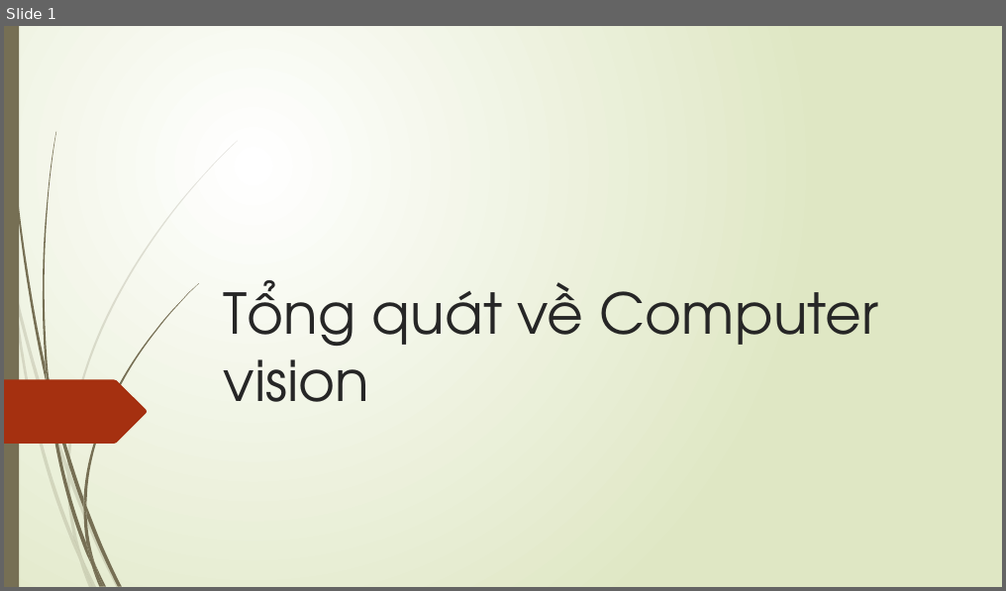
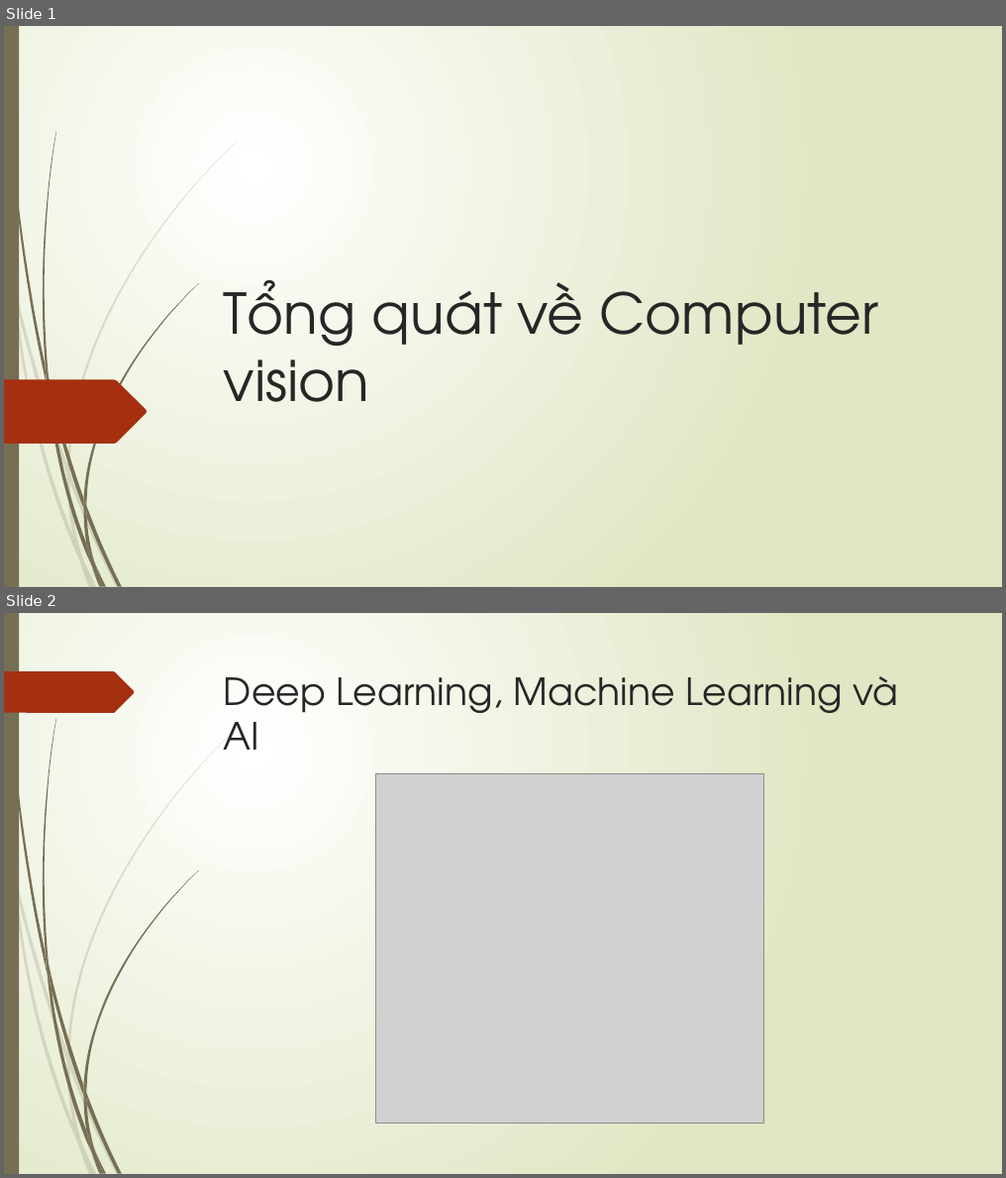
Before and after one commit to levinhhoang16/PyOpenCVCourse, a slide deck: Lecture/TongQuatComputerVision.pptx. Shown one above the other, each under a label of ours: slide 1 before the commit, slides 1 and 2 after it. The pictures are 1006x591 and 1006x1178 pixels, drawn with LibreOffice and Linux fonts; fonts in the diff are those of the drawing; grey boxes stand for pictures. Boxes give left, top, right and bottom in pixels: in the first picture for what was removed or moved away, otherwise in the second. Text is boxed around its words. In the diff, an @@ line names an element or a change of style, - is before the commit and + after.

```diff
--- a/Lecture/TongQuatComputerVision.pptx
+++ b/Lecture/TongQuatComputerVision.pptx
@@ slide 2 added at (x1=4, y1=613, x2=1002, y2=1174), background gradient #FFFFFF to #DFE8C4; not listed: 23 template elements that a slide beside it also shows @@
@@ freeform shape added at (x1=4, y1=671, x2=135, y2=713), fill #A53010 @@
@@ title added at (x1=224, y1=676, x2=898, y2=750), 36 pt, text #262626 @@
+Deep Learning, Machine Learning và AI
@@ picture added at (x1=376, y1=774, x2=764, y2=1124) @@
```
Also in this commit, not shown: 3 other slides added, 1 other file.
